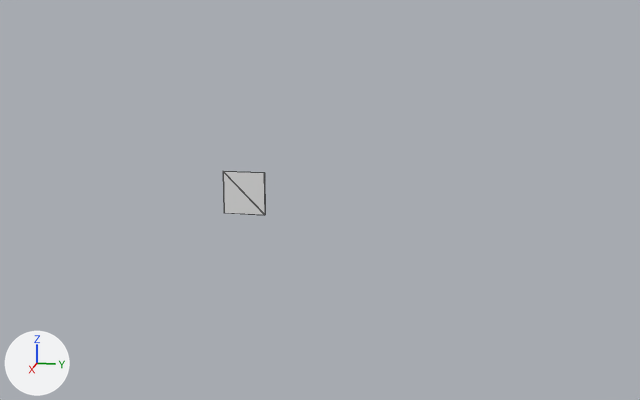
The glTF model public/different.glb, before and after one commit.
Rendered twice from a 50 mm camera at (11.35, 2.51, 3.79) aimed at (-0.03, 0.24, 0.94). Arrows for +X, +Y and +Z are at lower left; the lights stay in place. Both versions are drawn at frame 5 of the action 'PlaneAction'; the numbers are the values there. Mesh edges are drawn as thin lines.

Script lines for the objects in view, before the commit:
```python
me_plane_002 = bpy.data.meshes.new('Plane.002')
me_plane_002.from_pydata(...)  # a box spanning x -1.0..1.0, y -1.0..1.0, z 0.0..0.07
me_plane_002.materials.append(mat_material_003)  # white #e7e7e7
ob_animatedplane = bpy.data.objects.new('animatedPlane', me_plane_002)
ob_animatedplane.location = (0.0, -0.81, 1.0)
ob_animatedplane.rotation_euler = (0.0, 1.571, 0.0)  # degrees (0, 90, 0)
ob_animatedplane.scale = (0.291, 0.291, 0.291)
```
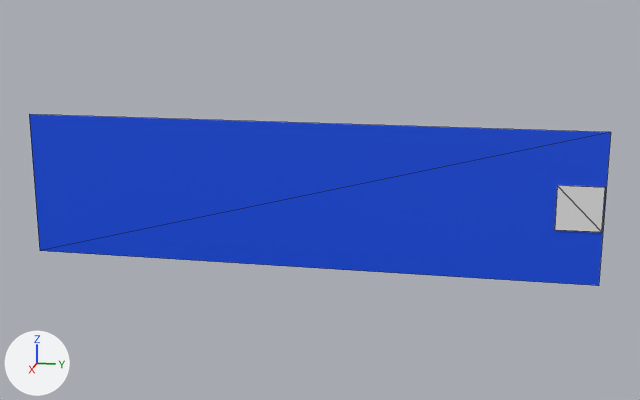
What changed in the scene script:
```text
Add mat_material_004:
    mat_material_004 = principled_material('Material.004')
    mat_material_004.base_color = (0.0, 0.0718, 0.8)  # blue #004ce7
Add me_plane:
    me_plane.from_pydata([(-1.0, -1.0, 0.0), (1.0, -1.0, 0.0), (-1.0, 1.0, 0.0), (1.0, 1.0, 0.0)], [], [(0, 1, 3), (0, 3, 2)])
    me_plane.materials.append(mat_material_004)  # blue #004ce7
Change ob_animatedplane:
    ob_animatedplane.location: (0.0, -0.81, 1.0) -> (0.0, 3.6, 1.0)
Add ob_backgroundplane:
    ob_backgroundplane = bpy.data.objects.new('backgroundPlane', me_plane)
    ob_backgroundplane.location = (0.0, 0.0, 0.99)
    ob_backgroundplane.rotation_euler = (3.142, 1.571, 0.0)  # degrees (180, 90, 0)
    ob_backgroundplane.scale = (1.0, 3.91, 1.0)
```

Boxes (x1, y1, x2, y2) around the edits, measured in the pictures (640 x 400 px):
'backgroundPlane', added (blue)
    after: (29, 114, 611, 286)
'animatedPlane', moved
    before: (223, 171, 265, 215)
    after: (554, 185, 605, 232)
